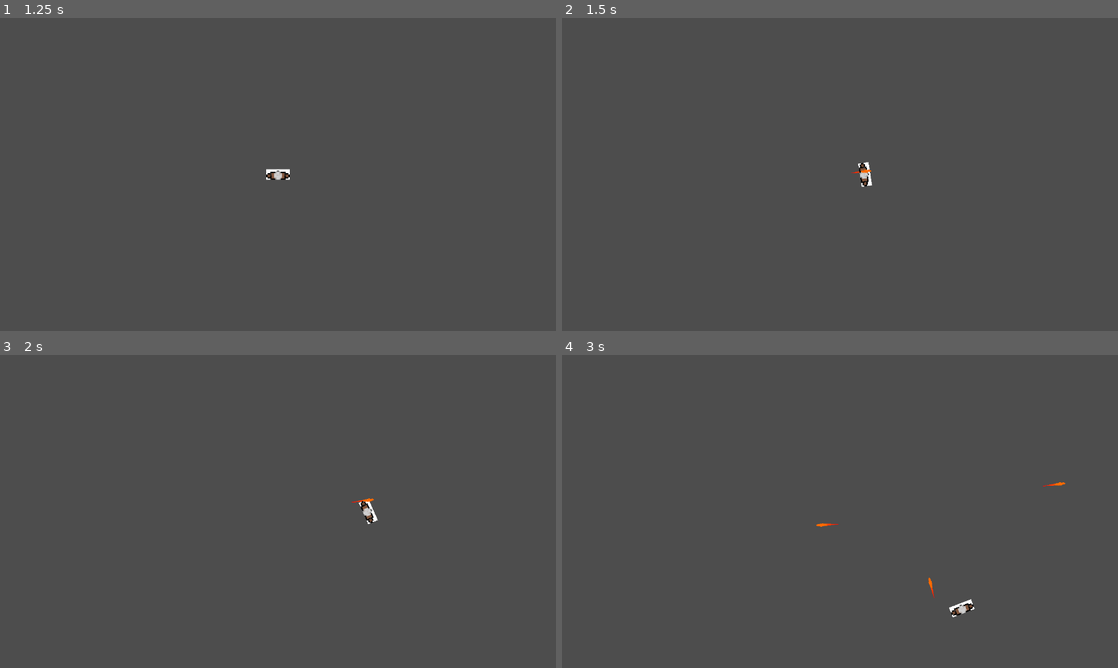
Above: before the commit, frames 1-4 (two rows, left to right).
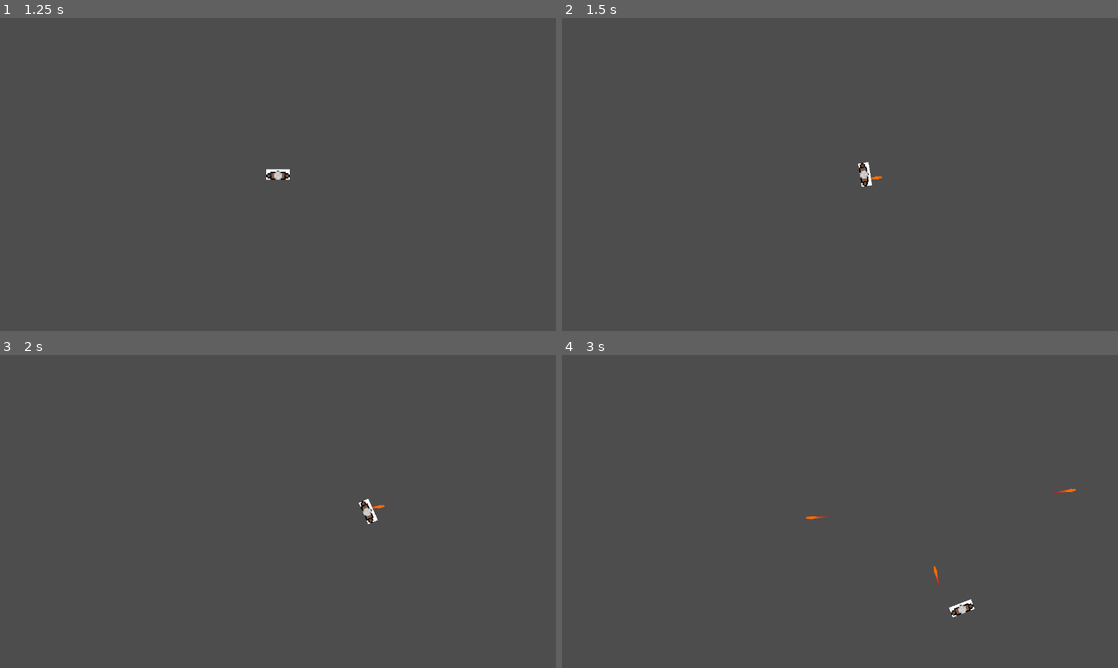
Above: after the commit, the same moments.

Repository: aleziz01/StalkerGame
Game: Godot game, scene res://scenes/main_menu.tscn
Two runs of this game, one before a commit and one after it. Both use one fixed random seed, a clock stepped at 60 frames per second and the inputs below.
Inputs (mouse positions are in pixels of both pictures, inside the frame that each line leads up to):
- Up to frame 1 (1.25 s): click (278, 165) at 0.5 s
- Up to frame 2 (1.5 s): tap Enter at 1.25 s; move the mouse to (962, 158) at 1.27 s; press the mouse at (962, 158) at 1.28 s; hold D (right) from 1.28 s (still down)
- Up to frame 3 (2 s): keep holding D (right)
- Up to frame 4 (3 s): move the mouse to (728, 527) at 2.02 s; release D (right) at 2.03 s; release the mouse at (728, 527) at 2.03 s; hold S (down) 2.03-2.78 s; click (728, 527) at 2.1 s; move the mouse to (895, 442) at 2.77 s; press the mouse at (895, 442) at 2.78 s; hold D (right) from 2.78 s (still down)

Frame 1 is identical in both runs. In frame 2, less than 0.1% of the frame differs, in the area x 52-58%, y 48-52%; in frame 3, less than 0.1%; in frame 4, 0.2%, in the area x 43-93%, y 40-78%.

Commit message:
made the shooting more accurate to a weaponPosition

Diff:
--- a/scenes/player.tscn
+++ b/scenes/player.tscn
@@ -23,6 +23,9 @@
 [node name="shootTimer" type="Timer" parent="Character"]
 one_shot = true
 
+[node name="weaponPosition" type="Node2D" parent="Character"]
+position = Vector2(7.6666665, 6)
+
 [node name="bulletHolder" type="Node2D" parent="."]
 
 [connection signal="timeout" from="Character/shootTimer" to="Character" method="_on_shoot_timer_timeout"]
--- a/scripts/character.gd
+++ b/scripts/character.gd
@@ -30,6 +30,7 @@
 
 var proj=preload("res://scenes/projectile.tscn")
 @onready var parent=get_parent()
+@onready var weapon_position: Node2D = $weaponPosition
 
 func shoot(weaponName):
 	if weaponName=="makarov":
@@ -38,7 +39,7 @@
 		var projInstance=proj.instantiate()
 		projInstance.direction=Vector2(cos(rotation),sin(rotation))
 		projInstance.speed=300
-		projInstance.initpos=global_position
+		projInstance.initpos=weapon_position.global_position
 		projInstance.rot=rotation
 		parent.get_child(1).add_child(projInstance)
 
